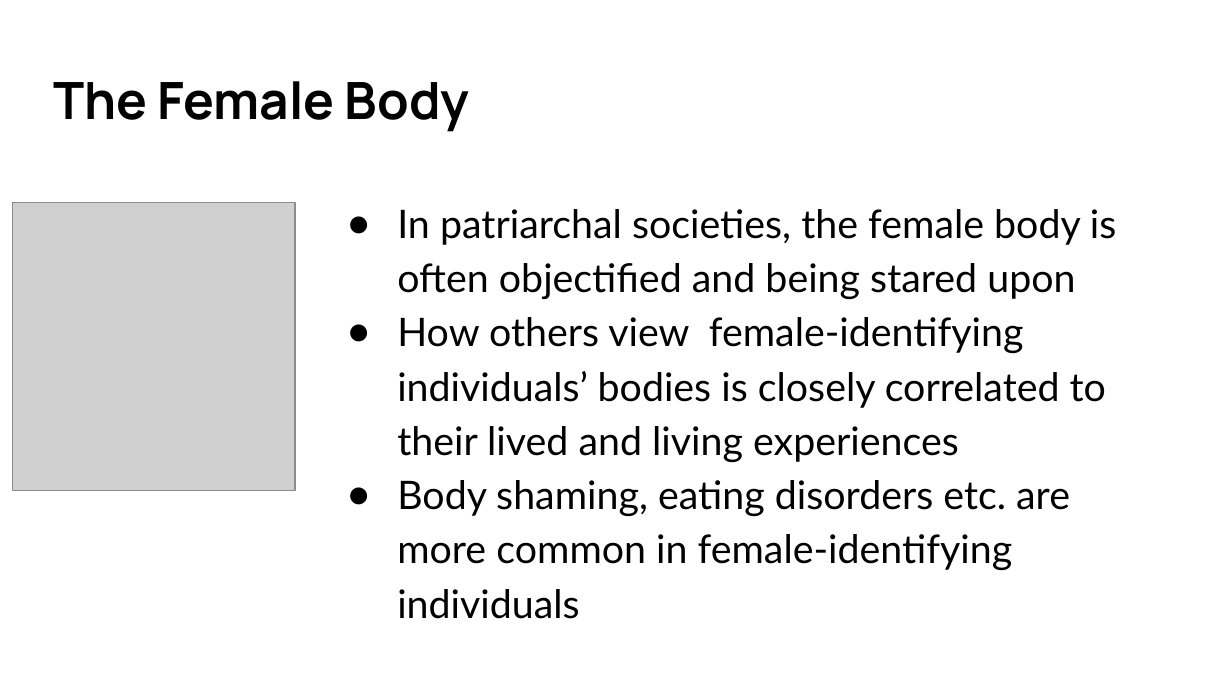
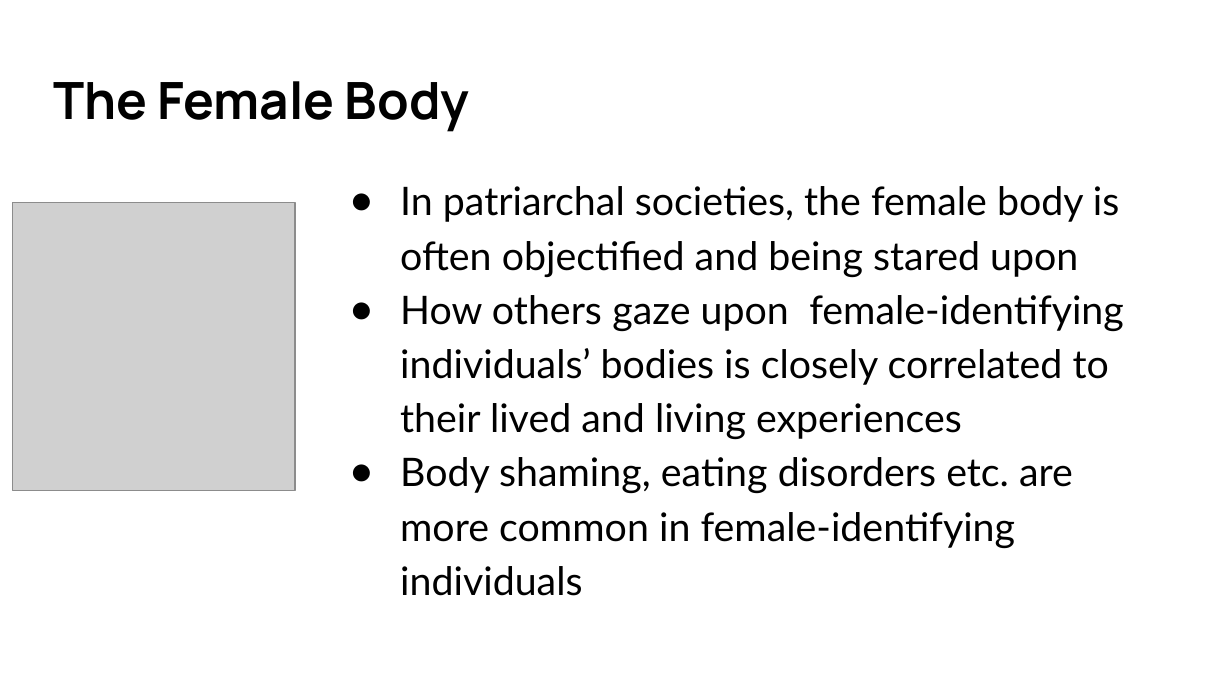
Before and after one commit to jh701/JiayiHao_Homework, a slide deck: slide 3 of JiayiHao_ActualMidterm/Jiayi Mediart 206 Presentation.pptx. Drawn at 1232x693 pixels with LibreOffice and Linux fonts; fonts in the diff are those of the drawing; grey boxes stand for pictures. Boxes give left, top, right and bottom in pixels: in the first picture for what was removed or moved away, otherwise in the second. Text is boxed around its words. In the diff, an @@ line names an element or a change of style, - is before the commit and + after.

```diff
--- a/JiayiHao_ActualMidterm/Jiayi Mediart 206 Presentation.pptx
+++ b/JiayiHao_ActualMidterm/Jiayi Mediart 206 Presentation.pptx
@@ text "In patriarchal societies, the female ...": place and size @@
-text "In patriarchal societies, the female ..." at [397, 209, 1116, 571]
+text "In patriarchal societies, the female ..." at [400, 186, 1124, 548]
@@ text at [400, 295, 1124, 440]: text changed @@
-● How others view female-identifying individuals’ bodies is closely correlated to their lived and living experiences
+● How others gaze upon female-identifying individuals’ bodies is closely correlated to their lived and living experiences
```
Also in this commit, not shown: 5 other slides changed, 1 slide added, 5 other files.
